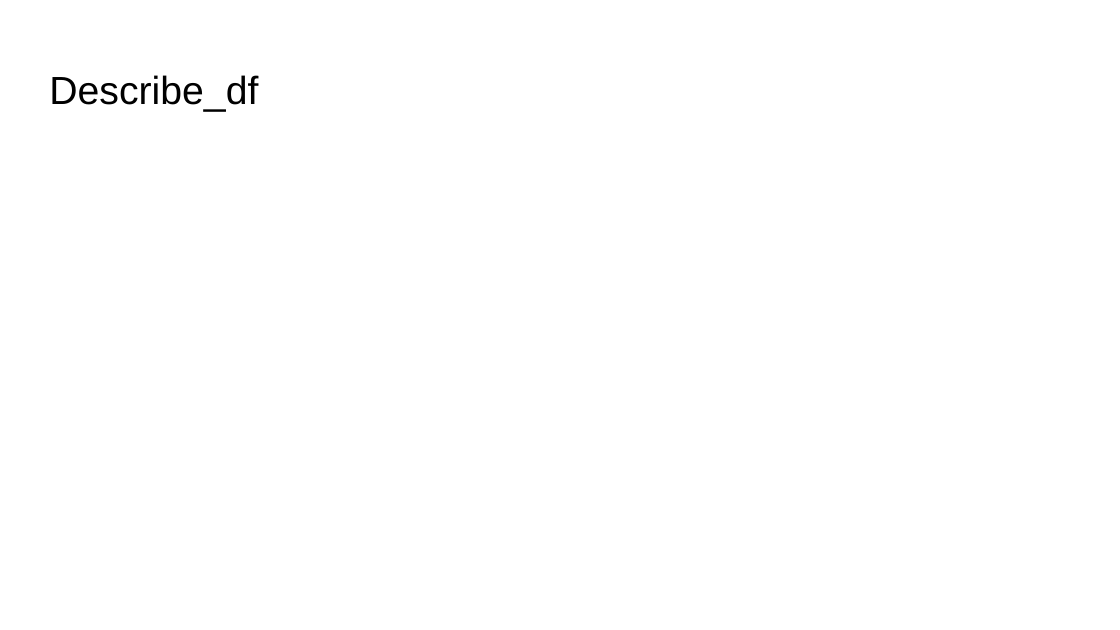
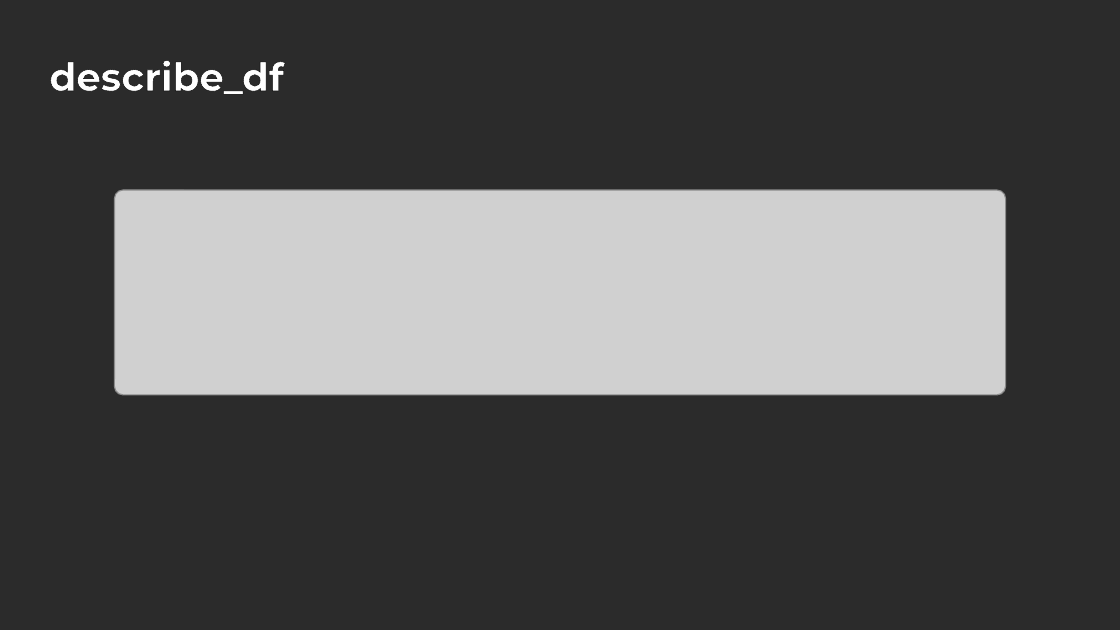
Before and after one commit to mPuchadesdo/Team-Challenge---Team-Lasso, a slide deck: slide 2 of Team_Lasso.pptx. Drawn at 1120x630 pixels with LibreOffice and Linux fonts; fonts in the diff are those of the drawing; grey boxes stand for pictures; background and template pictures are left out; a plain dark background stands for a picture behind light text. Boxes give left, top, right and bottom in pixels: in the first picture for what was removed or moved away, otherwise in the second. Text is boxed around its words. In the diff, an @@ line names an element or a change of style, - is before the commit and + after.

```diff
--- a/Team_Lasso.pptx
+++ b/Team_Lasso.pptx
@@ background #FFFFFF to picture (left out) @@
@@ title at <box>49,61,284,94</box>: text changed; size 25.2 to 25 pt; font Arial to Montserrat; text colour #000000 to #FFFFFF; bold on @@
-Describe_df
+describe_df
@@ picture added at <box>114,190,1006,395</box> @@
```
Also in this commit, not shown: 6 other slides changed, 1 slide added.
